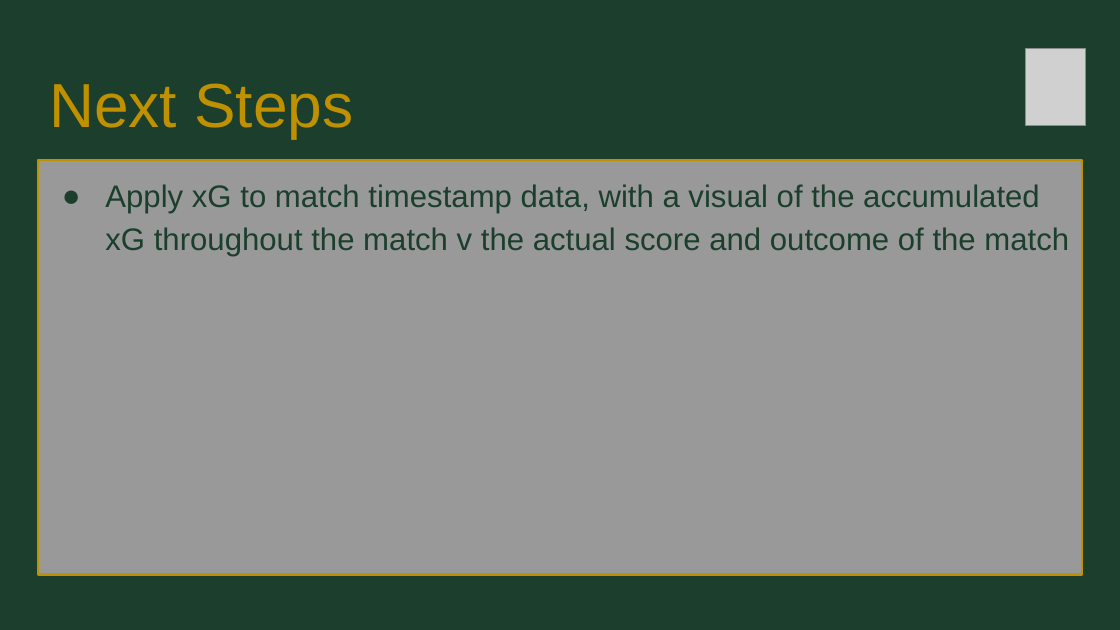
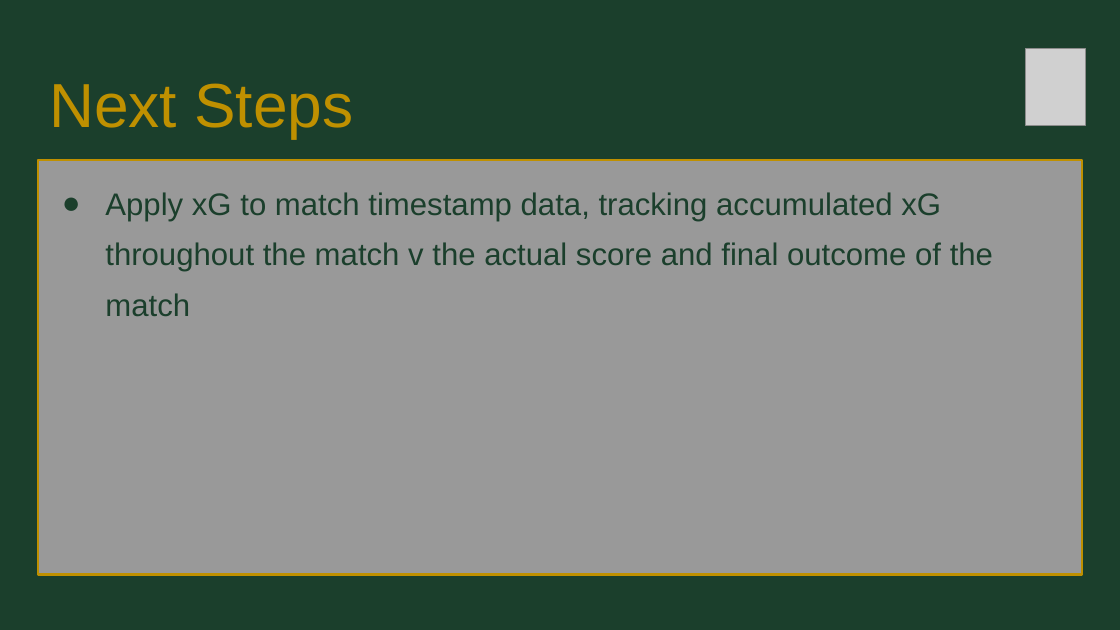
Before and after one commit to wswager/womens_soccer_expected_goals_model, a slide deck: slide 25 of presentation/expected_goals_slides.pptx. Drawn at 1120x630 pixels with LibreOffice and Linux fonts; fonts in the diff are those of the drawing; grey boxes stand for pictures. Boxes give left, top, right and bottom in pixels: in the first picture for what was removed or moved away, otherwise in the second. Text is boxed around its words. In the diff, an @@ line names an element or a change of style, - is before the commit and + after.

```diff
--- a/presentation/expected_goals_slides.pptx
+++ b/presentation/expected_goals_slides.pptx
@@ text at (105, 192, 993, 316): text changed @@
-● Apply xG to match timestamp data, with a visual of the accumulated xG throughout the match v the actual score and outcome of the match
+● Apply xG to match timestamp data, tracking accumulated xG throughout the match v the actual score and final outcome of the match
```
Also in this commit, not shown: 3 other slides changed.
